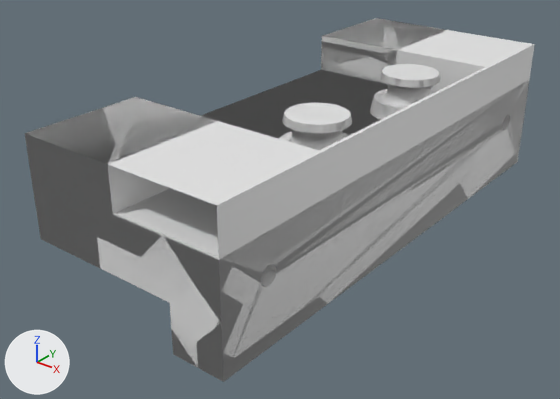
A saved change to the Blender file Wagon.blend.
Both versions are drawn from a 50 mm lens placed at (7.52, -11.27, 7.27), pointed at (-0.85, -0.81, 0.78). Every picture has the same lights, and +X, +Y and +Z are marked at lower left.

Objects in the first picture: 'Top Cono', 'Wagon', 'Wagon.001'.
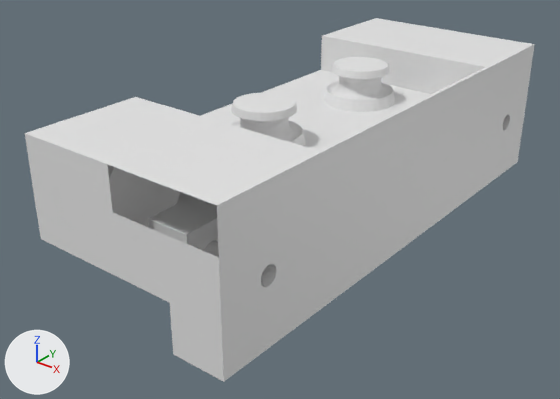
Commit message: Bajada de altura de Carrier, rediseño

Where the change shows, as pixel boxes [x1, y1, x2, y2] in the pictures (560 x 399 px):
'Wagon.001', deleted: before [29, 18, 529, 382]
'Top Cono', reshaped, moved: before [282, 64, 439, 151]; after [231, 57, 395, 146]

The edits, one by one:
me_top_cono_bajo_001 is used by ob_top_cono; location (-0.01, -2.0, -0.84).
me_top_cono_bajo_001 had 4056 vertices, 8108 faces and spanned x -0.25..1.25, y -0.25..1.25, z 3.0..3.84.
me_top_cono_bajo_001 now has 4050 vertices, 8096 faces and spans x -0.89..0.61, y -0.25..1.25, z 2.95..3.79.
me_top_cono_bajo_001 part 1: 2 vertices moved within x 0.21, y 0.17..0.83, z 3.62; 4050 vertices removed from x -0.25..1.25, y -0.25..1.25, z 3.0..3.84; 4044 vertices added at x -0.89..0.61, y -0.25..1.25, z 2.95..3.79.
Object 'Wagon.001' (ob_wagon_001) is deleted.
Object 'Top Cono' (ob_top_cono) moves from (-0.01, -2.0, -0.84) to (-0.5, -2.0, -0.84).
